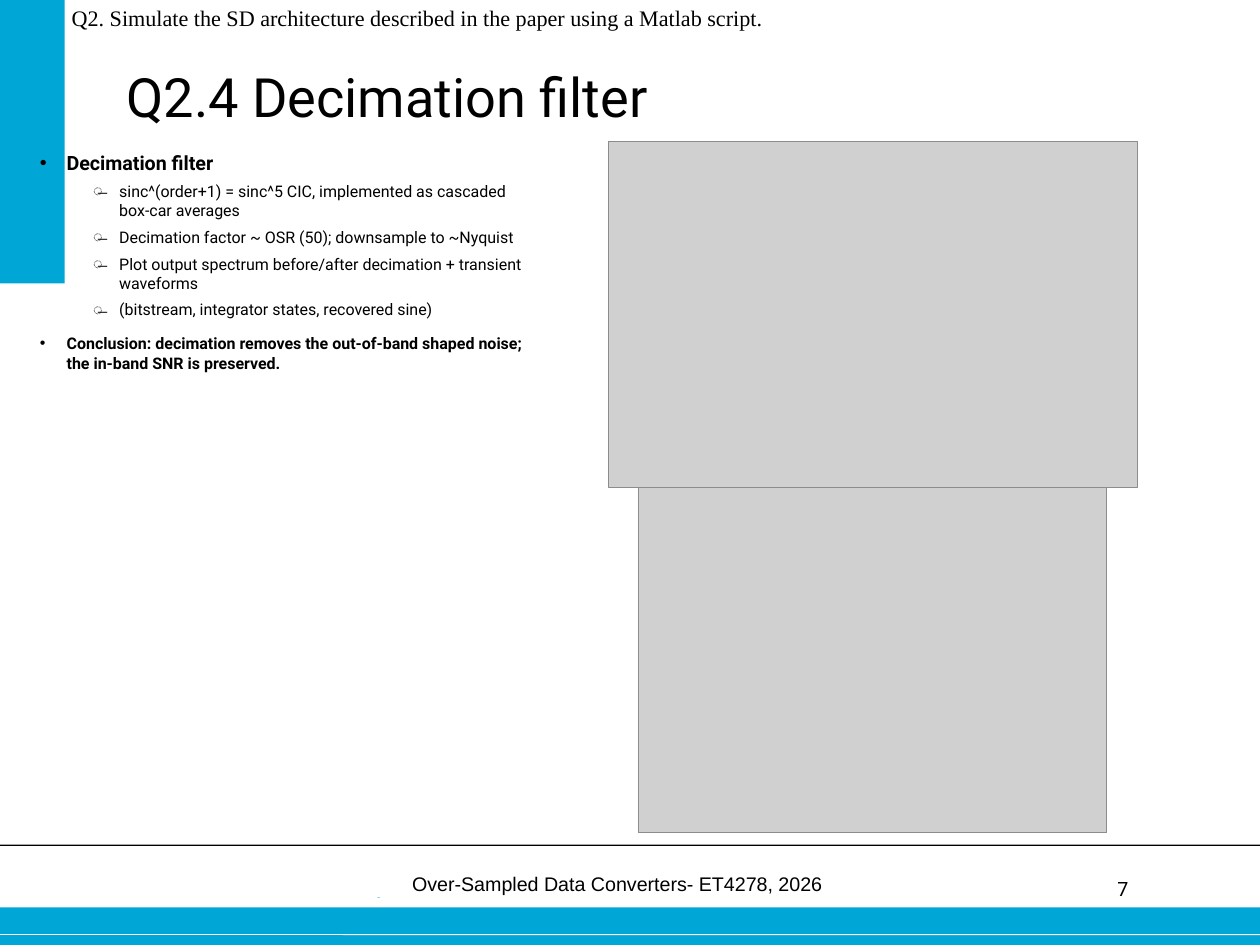
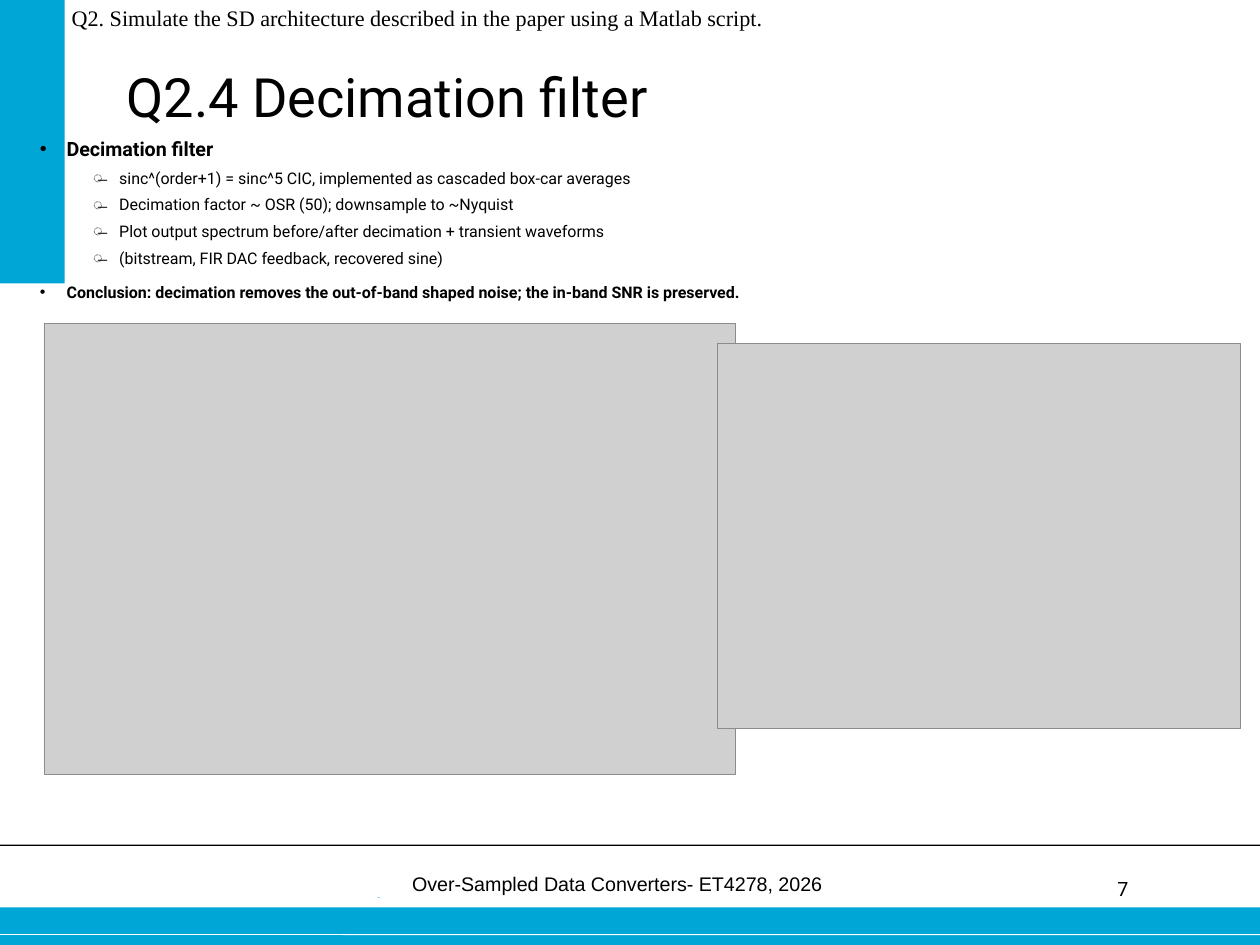
Before and after one commit to danieltyukov/tud-over-sampled-data-converters, a slide deck: slide 7 of practical-exam/Final_oral_exam_Daniel_Tyukov_5714699.pptx. Drawn at 1260x945 pixels with LibreOffice and Linux fonts; fonts in the diff are those of the drawing; grey boxes stand for pictures; background and template pictures are left out. Boxes give left, top, right and bottom in pixels: in the first picture for what was removed or moved away, otherwise in the second. Text is boxed around its words. In the diff, an @@ line names an element or a change of style, - is before the commit and + after.

```diff
--- a/practical-exam/Final_oral_exam_Daniel_Tyukov_5714699.pptx
+++ b/practical-exam/Final_oral_exam_Daniel_Tyukov_5714699.pptx
@@ text "Decimation filter": place and size @@
-text "Decimation filter" at bbox=[67, 155, 522, 373]
+text "Decimation filter" at bbox=[67, 141, 739, 302]
@@ text at bbox=[119, 251, 443, 268]: text changed @@
-  ̶ (bitstream, integrator states, recovered sine)
+  ̶ (bitstream, FIR DAC feedback, recovered sine)
@@ picture: place and size @@
-picture at bbox=[608, 142, 1137, 487]
+picture at bbox=[44, 323, 735, 774]
@@ picture: place and size @@
-picture at bbox=[639, 487, 1108, 833]
+picture at bbox=[718, 343, 1241, 728]
```
Also in this commit, not shown: 8 other slides changed, 2 other files.
